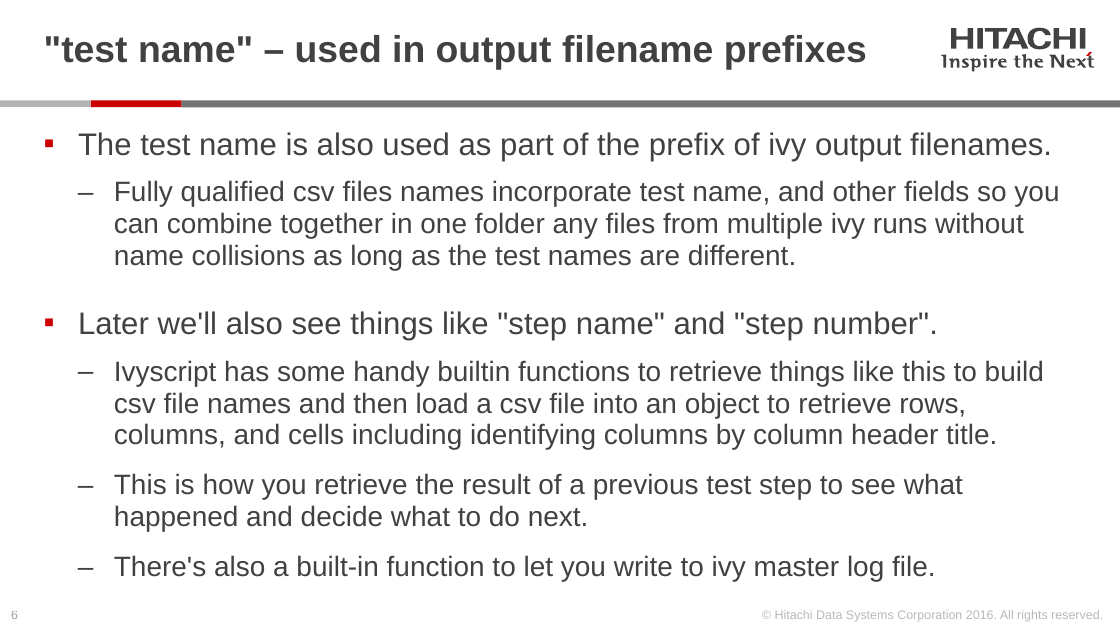
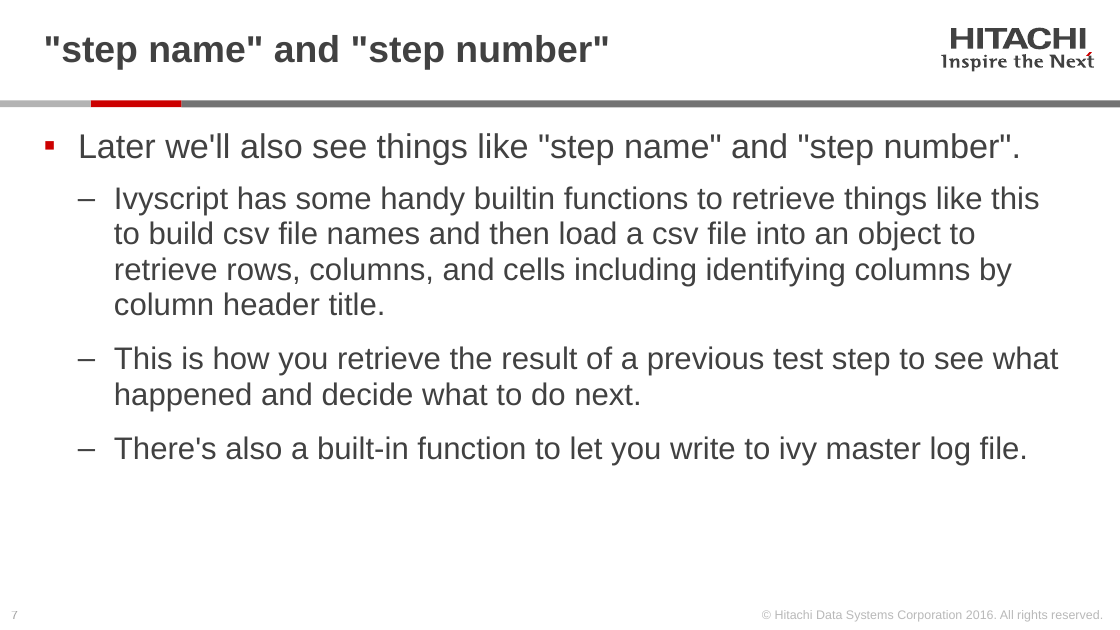
Before and after one commit to Hitachi-Data-Systems/ivy, a slide deck: slide 7 of doc/Programming the ivy engine.pptx (slide 6 before the commit). Drawn at 1120x630 pixels with LibreOffice and Linux fonts; fonts in the diff are those of the drawing. Boxes give left, top, right and bottom in pixels: in the first picture for what was removed or moved away, otherwise in the second. Text is boxed around its words. In the diff, an @@ line names an element or a change of style, - is before the commit and + after.

```diff
--- a/doc/Programming the ivy engine.pptx
+++ b/doc/Programming the ivy engine.pptx
@@ title at [44, 35, 610, 70]: text changed @@
-"test name" – used in output filename prefixes
+"step name" and "step number"
@@ text "Later we'll also see things ..." at [78, 133, 1059, 465]: size 20 to 22 pt in "Later we'll also see things like "step ..."; size 18 to 20 pt in "Ivyscript has some handy builtin functions to ...", "This is how you retrieve the result ...", "There's also a built-in function to let ..." @@
@@ text at [78, 132, 1059, 270]: paragraphs removed @@
-▪ The test name is also used as part of the prefix of ivy output filenames.
-  ‒ Fully qualified csv files names incorporate test name, and other fields so you can combine together in one folder any files from multiple ivy runs without name collisions as long as the test names are different.
@@ page number at [11, 611, 18, 619]: text changed @@
-6
+7
```
Also in this commit, not shown: 6 other slides changed, 2 slides added, 15 other files.
